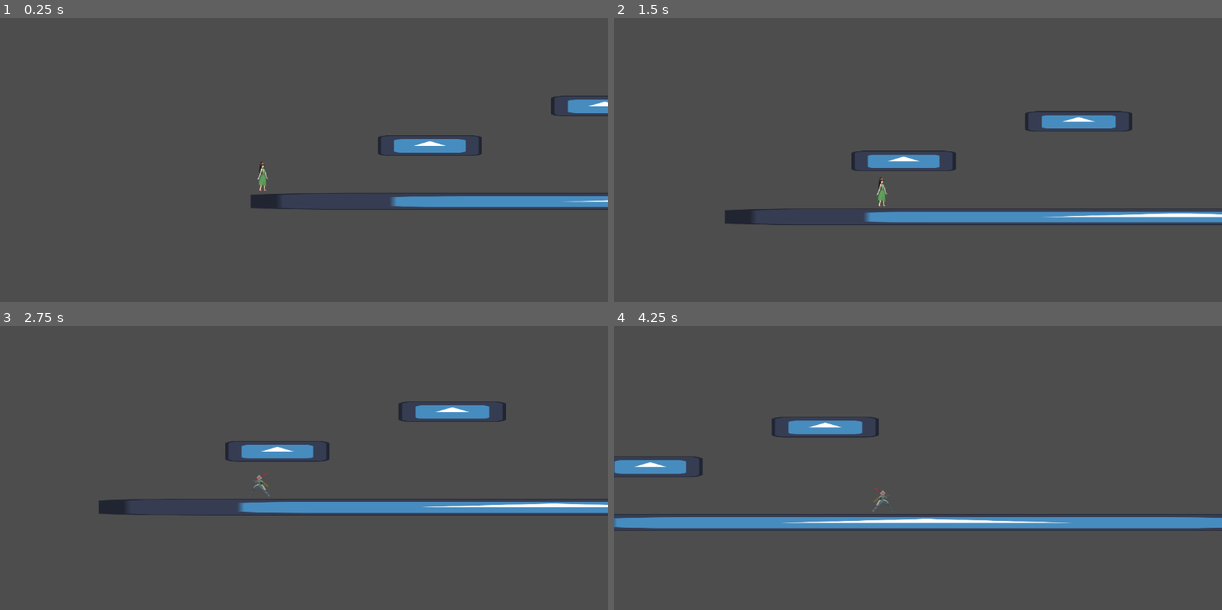
Above: before the commit, frames 1-4 (two rows, left to right).
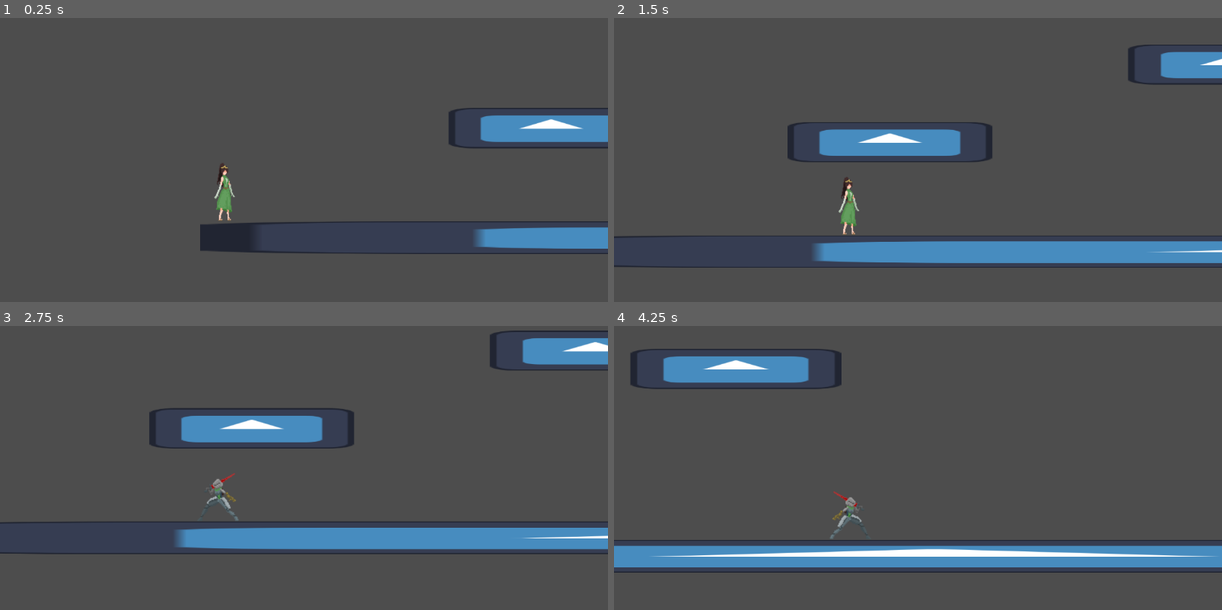
Above: after the commit, the same moments.

Repository: PrinceLeo03/Sanguine-Dawn
Game: Godot game, scene res://Testing Scene.tscn
The game is run twice, just before and just after one commit, with the same random seed, the same clock (stepped at 60 frames per second) and the same inputs. The engine's default icon, where the game draws it, is replaced by a stand-in: a white triangle on a blue panel in a dark square.
Inputs (mouse positions are in pixels of both pictures, inside the frame that each line leads up to):
- Up to frame 1 (0.25 s): no input
- Up to frame 2 (1.5 s): tap Enter at 0.5 s; move the mouse to (1051, 145) at 0.52 s; hold D (right) from 0.53 s (still down); tap Ctrl (dash) at 0.6 s; tap Space (jump) at 0.77 s; move the mouse to (796, 179) at 1.27 s; tap Shift (run) at 1.35 s
- Up to frame 3 (2.75 s): tap Space (jump) at 1.52 s; move the mouse to (364, 397) at 2.02 s; release D (right) at 2.03 s; hold A (left) from 2.03 s (still down); click (364, 397) at 2.1 s
- Up to frame 4 (4.25 s): move the mouse to (887, 539) at 2.77 s; release A (left) at 2.78 s; hold D (right) from 2.78 s (still down); tap Ctrl (dash) at 2.85 s; tap Space (jump) at 3.02, 3.77 s; move the mouse to (1100, 521) at 3.52 s; hold Shift (run) from 3.53 s (still down)

The runs differ from the first frame. In frame 1, 9.1% of the frame differs, in the area x 32-100%, y 27-84%; in frame 2, 15%; in frame 3, 16%; in frame 4, 18%, in the area x 0-100%, y 8-87%.

Commit message:
Collision Changes

Diff:
--- a/sanguine-dawn/Testing Scene.tscn
+++ b/sanguine-dawn/Testing Scene.tscn
@@ -32,13 +32,13 @@
 script = ExtResource("2_xw3mf")
 
 [node name="Sprite2D" type="Sprite2D" parent="Player/CHAR_1"]
-position = Vector2(-52, 13)
+position = Vector2(-50.8898, 13.3473)
 scale = Vector2(0.425295, 0.546339)
 texture = ExtResource("2_4ecn2")
 
 [node name="CollisionShape2D" type="CollisionShape2D" parent="Player/CHAR_1"]
-position = Vector2(-51, 15.9999)
-scale = Vector2(0.640625, 1.10938)
+position = Vector2(-51, 17)
+scale = Vector2(0.600623, 0.94938)
 shape = SubResource("RectangleShape2D_q6r6c")
 
 [node name="StaticBody2D3" type="StaticBody2D" parent="Player/CHAR_1"]
@@ -47,7 +47,7 @@
 
 [node name="Cam 1" type="Camera2D" parent="Player/CHAR_1"]
 scale = Vector2(1.5, 1.5)
-zoom = Vector2(1.5, 1.5)
+zoom = Vector2(2.945, 2.945)
 limit_smoothed = true
 position_smoothing_enabled = true
 position_smoothing_speed = 12.0
@@ -67,13 +67,13 @@
 dash_curve = SubResource("Curve_xw3mf")
 
 [node name="Sprite2D" type="Sprite2D" parent="Player/CHAR_2"]
-position = Vector2(-52, 8.00001)
+position = Vector2(-50.8898, 8.3473)
 scale = Vector2(0.564796, 0.611402)
 texture = ExtResource("6_4g8q7")
 
 [node name="CollisionShape2D" type="CollisionShape2D" parent="Player/CHAR_2"]
-position = Vector2(-53, 13)
-scale = Vector2(0.640625, 1.10938)
+position = Vector2(-53, 14.0001)
+scale = Vector2(0.600623, 0.94938)
 shape = SubResource("RectangleShape2D_q6r6c")
 
 [node name="StaticBody2D3" type="StaticBody2D" parent="Player/CHAR_2"]
@@ -82,7 +82,7 @@
 
 [node name="Cam 2" type="Camera2D" parent="Player/CHAR_2"]
 scale = Vector2(1.5, 1.5)
-zoom = Vector2(1.5, 1.5)
+zoom = Vector2(2.945, 2.945)
 limit_smoothed = true
 position_smoothing_enabled = true
 position_smoothing_speed = 12.0
